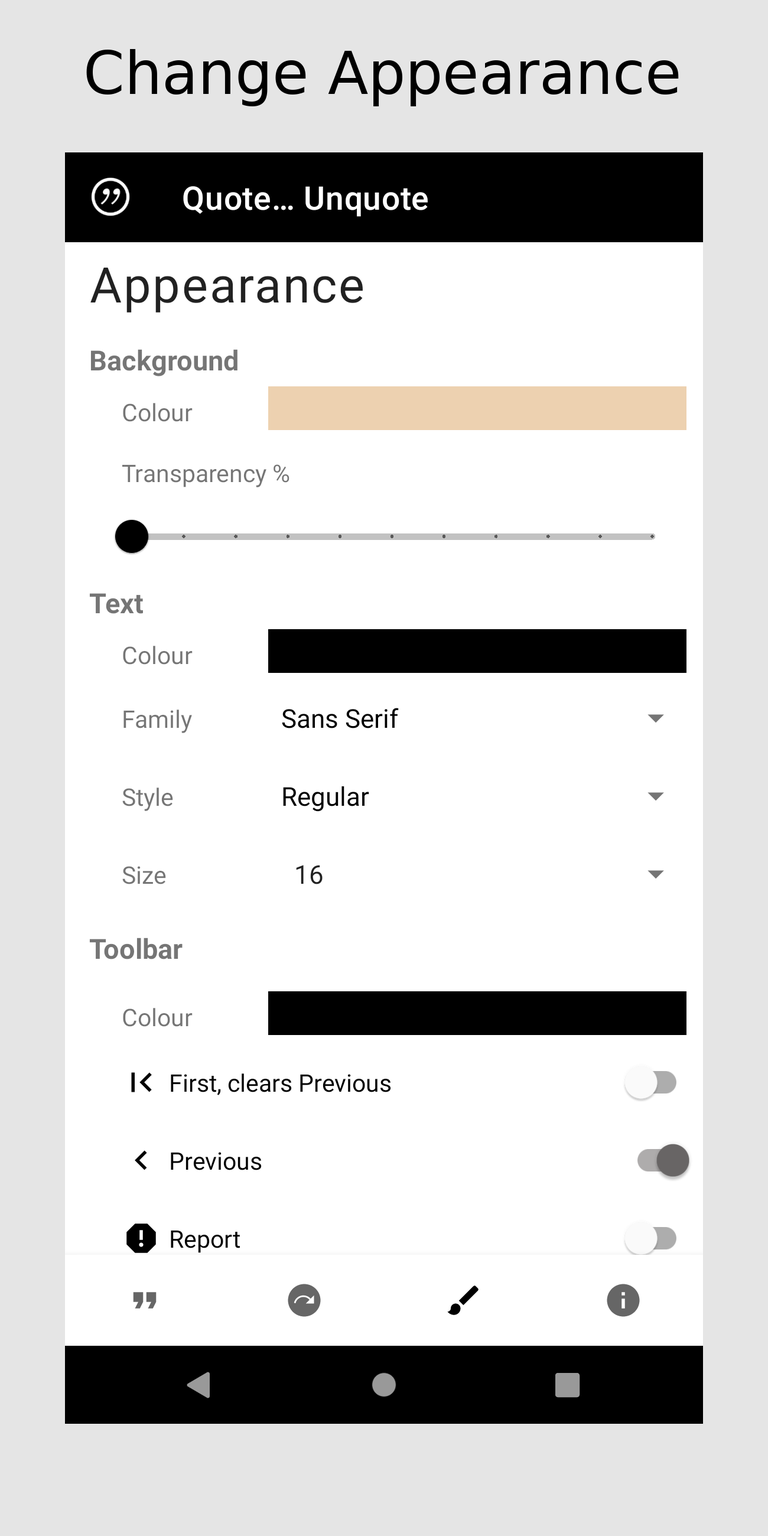
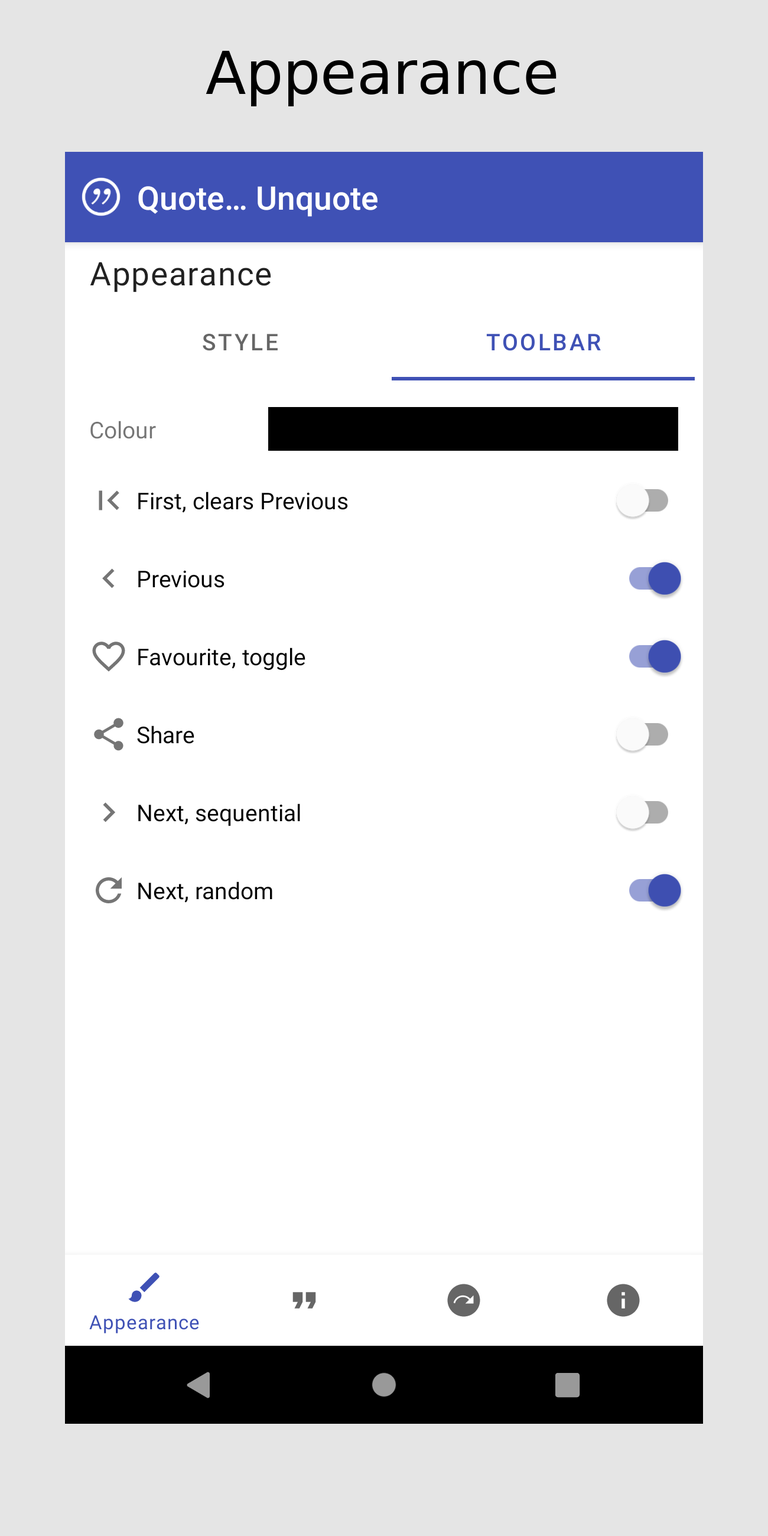
Revision of a layered 768x1536 image; what changed, layer by layer:
moved "appearance" above "2.1", painted on it over bbox(86, 49, 679, 107)
removed layer "4 - googleplay" over bbox(64, 152, 703, 1334)
added layer "2.3 fdroid" above "search" over bbox(64, 151, 703, 1334)
